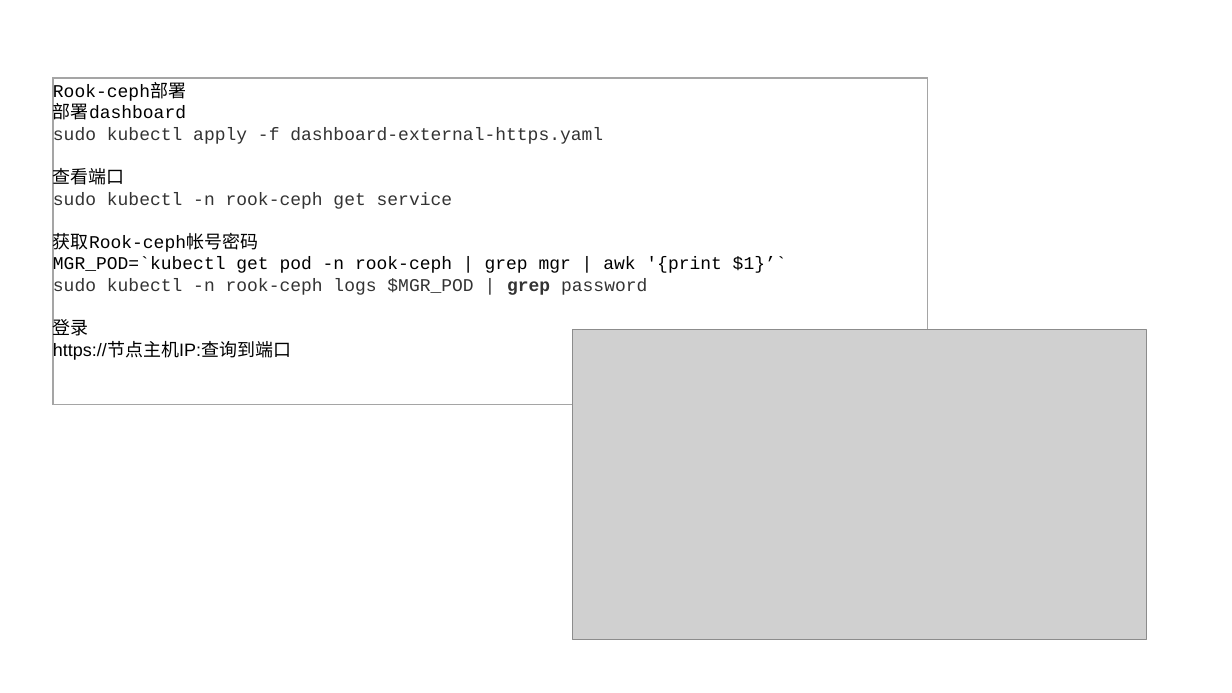
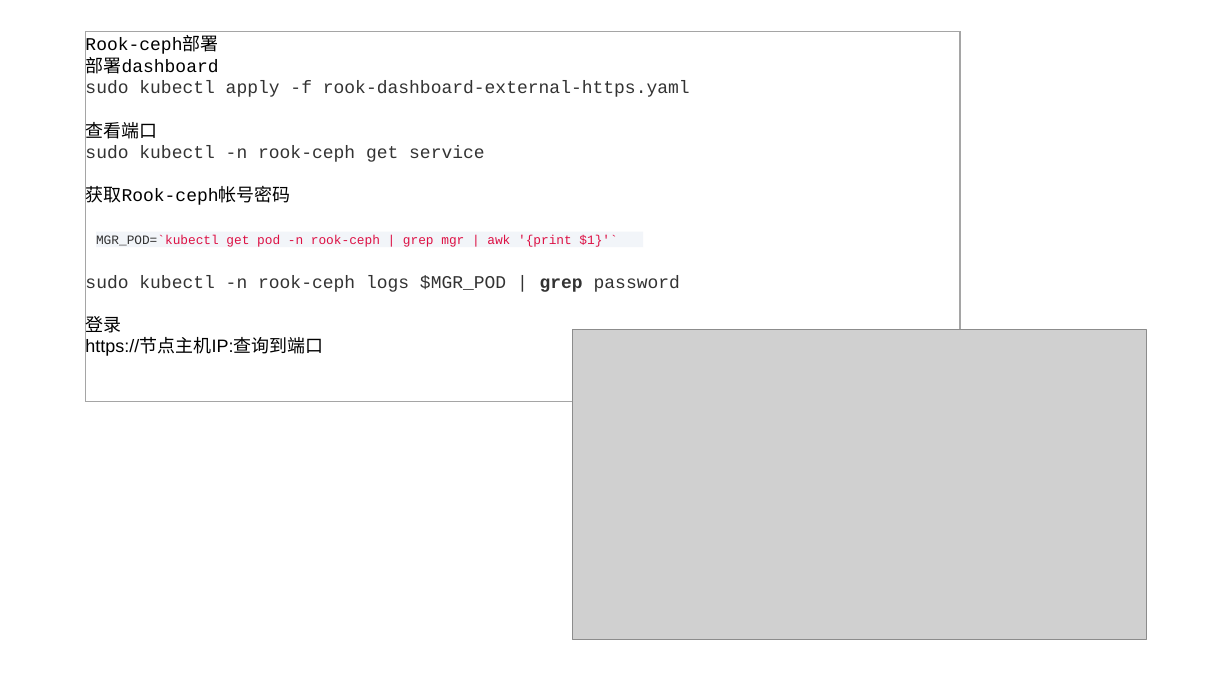
Before and after one commit to axzxs2001/Asp.NetCoreExperiment, a slide deck: slide 39 of Asp.NetCoreExperiment/kubernetes/kubernetes.pptx (slide 40 before the commit). Drawn at 1232x693 pixels with LibreOffice and Linux fonts; fonts in the diff are those of the drawing; grey boxes stand for pictures. Boxes give left, top, right and bottom in pixels: in the first picture for what was removed or moved away, otherwise in the second. Text is boxed around its words. In the diff, an @@ line names an element or a change of style, - is before the commit and + after.

Commit message:
kubernetes PPT完善。

```diff
--- a/Asp.NetCoreExperiment/kubernetes/kubernetes.pptx
+++ b/Asp.NetCoreExperiment/kubernetes/kubernetes.pptx
@@ rectangle "Rook-ceph部署": place and size @@
-rectangle "Rook-ceph部署" at [53,78,928,404]
+rectangle "Rook-ceph部署" at [86,31,961,402]
@@ text in rectangle at [85,81,690,99]: text changed @@
-sudo kubectl apply -f dashboard-external-https.yaml
+sudo kubectl apply -f rook-dashboard-external-https.yaml
@@ rectangle added at [96,232,643,248], fill #F2F5F9, 10 pt, text #DD1144 @@
+MGR_POD=`kubectl get pod -n rook-ceph | grep mgr | awk '{print $1}'`
@@ text in rectangle at [53,257,787,275]: paragraph removed @@
-MGR_POD=`kubectl get pod -n rook-ceph | grep mgr | awk '{print $1}’`
```
